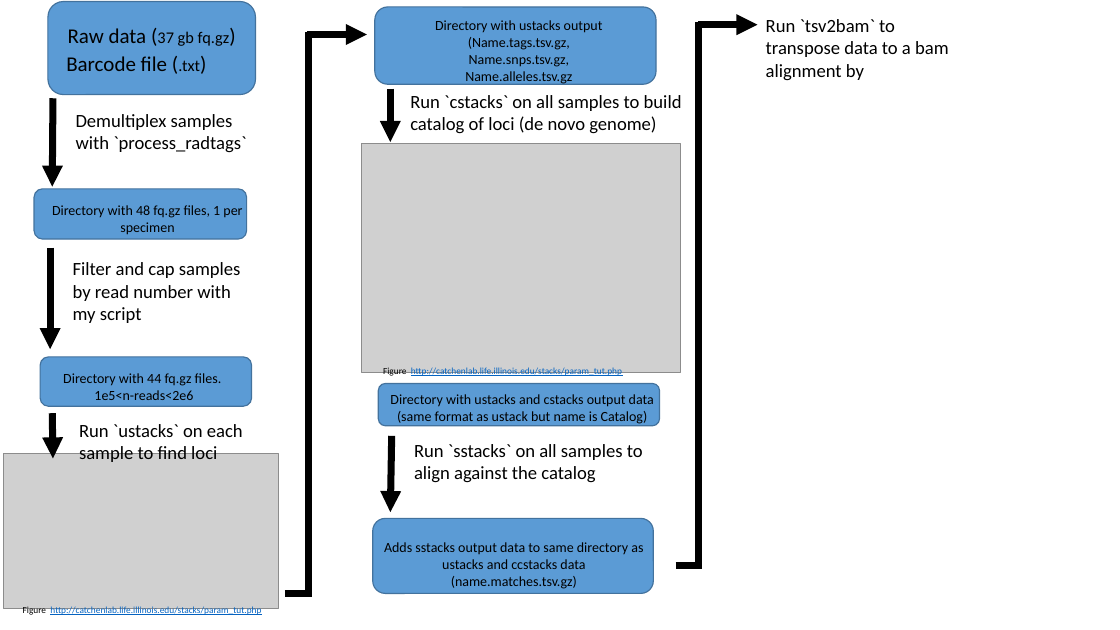
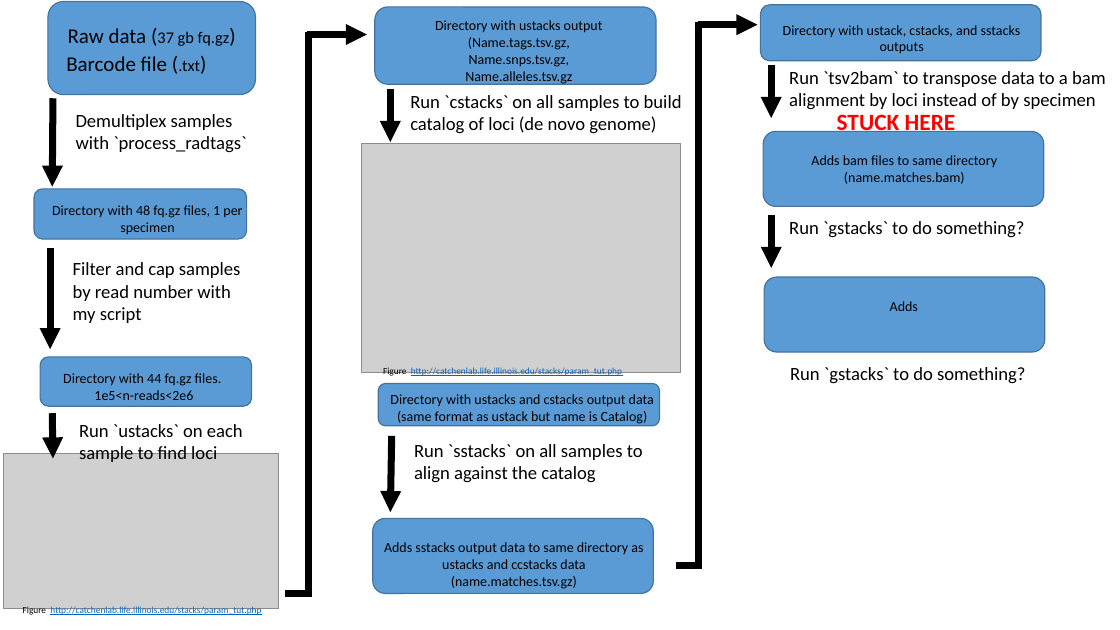
Before and after one commit to fish546-2018/Jenny-Snailfish, a slide deck: slide 1 of progress/flowchart.pptx. Drawn at 1120x630 pixels with LibreOffice and Linux fonts; fonts in the diff are those of the drawing; grey boxes stand for pictures. Boxes give left, top, right and bottom in pixels: in the first picture for what was removed or moved away, otherwise in the second. Text is boxed around its words. In the diff, an @@ line names an element or a change of style, - is before the commit and + after.

```diff
--- a/progress/flowchart.pptx
+++ b/progress/flowchart.pptx
@@ rounded rectangle added at (x1=760, y1=5, x2=1041, y2=61), fill #5B9BD5, outline #43739E 1 pt @@
@@ text added at (x1=783, y1=25, x2=1021, y2=54), 12 pt, text #000000 @@
+Directory with ustack, cstacks, and sstacks outputs
@@ arrow added from (771, 65) to (771, 118), #000000 6 pt @@
@@ text at (x1=789, y1=71, x2=1106, y2=110): text changed @@
-Run `tsv2bam` to transpose data to a bam alignment by
+Run `tsv2bam` to transpose data to a bam alignment by loci instead of by specimen
@@ text added at (x1=837, y1=110, x2=956, y2=136), 20 pt, text #FF0000, bold @@
+STUCK HERE
@@ rounded rectangle added at (x1=764, y1=131, x2=1044, y2=206), fill #5B9BD5, outline #43739E 1 pt @@
@@ text added at (x1=811, y1=155, x2=997, y2=184), 12 pt, text #000000 @@
+Adds bam files to same directory (name.matches.bam)
@@ arrow added from (771, 214) to (771, 268), #000000 6 pt @@
@@ text added at (x1=789, y1=221, x2=1025, y2=238), 16 pt, text #000000 @@
+Run `gstacks` to do something?
@@ rounded rectangle added at (x1=765, y1=277, x2=1045, y2=352), fill #5B9BD5, outline #43739E 1 pt @@
@@ text added at (x1=890, y1=301, x2=918, y2=311), 12 pt, text #000000 @@
+Adds
@@ text added at (x1=790, y1=367, x2=1026, y2=384), 16 pt, text #000000 @@
+Run `gstacks` to do something?
```
